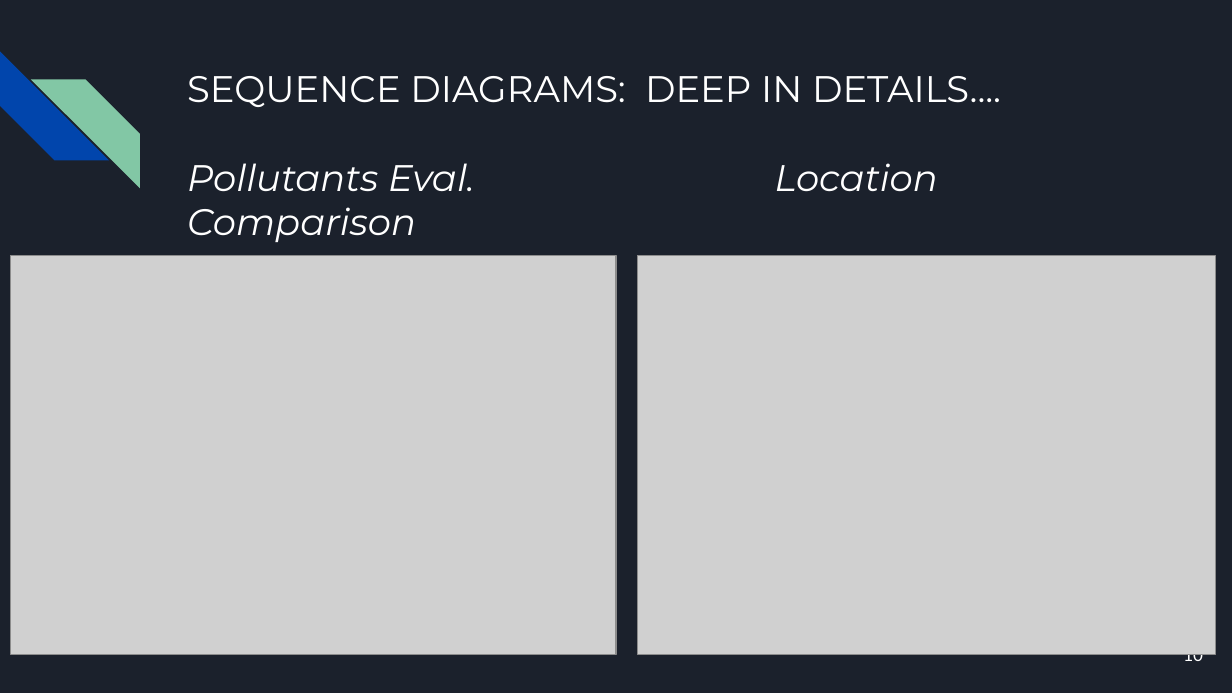
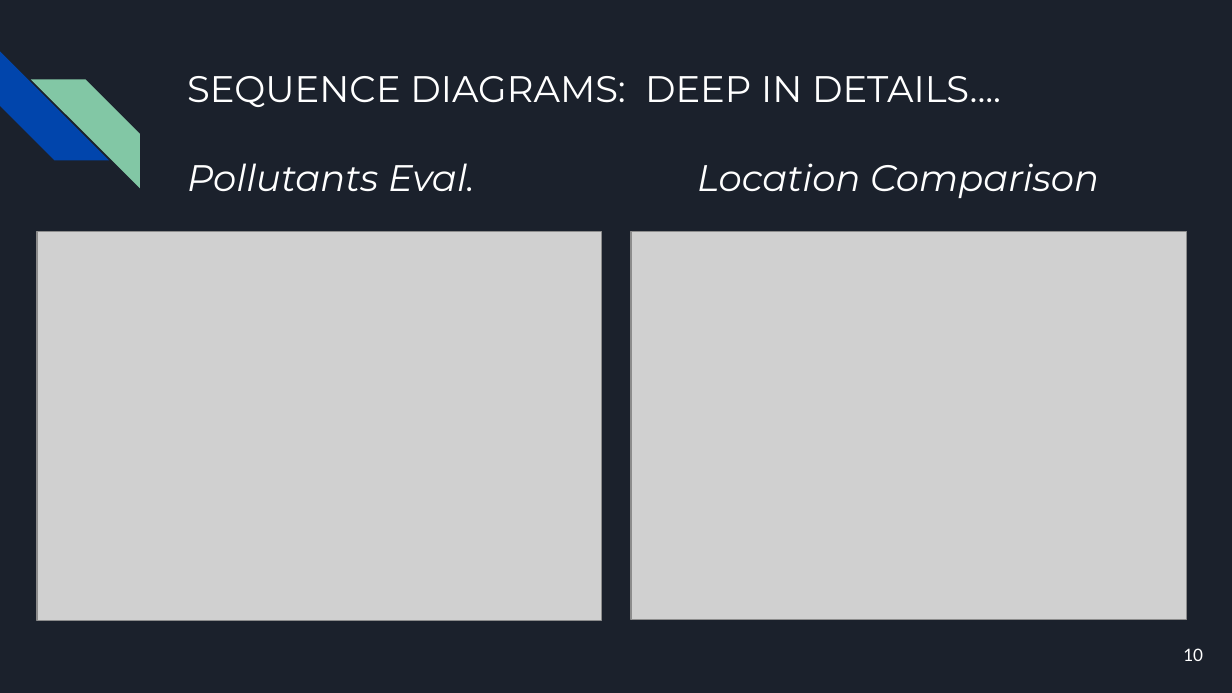
Before and after one commit to GianC0/IST-SOE, a slide deck: slide 10 of presentation.pptx. Drawn at 1232x693 pixels with LibreOffice and Linux fonts; fonts in the diff are those of the drawing; grey boxes stand for pictures. Boxes give left, top, right and bottom in pixels: in the first picture for what was removed or moved away, otherwise in the second. Text is boxed around its words. In the diff, an @@ line names an element or a change of style, - is before the commit and + after.

```diff
--- a/presentation.pptx
+++ b/presentation.pptx
@@ title "SEQUENCE DIAGRAMS: DEEP IN DETAILS.... ..." rewrapped from (187,76,1001,191) to (187,76,1099,198) @@
@@ picture: place and size @@
-picture at (11,256,616,655)
+picture at (37,232,601,620)
@@ picture: place and size @@
-picture at (638,256,1216,655)
+picture at (631,232,1186,620)
```
Also in this commit, not shown: 6 other slides changed, 1 slide added, 1 slide removed.
